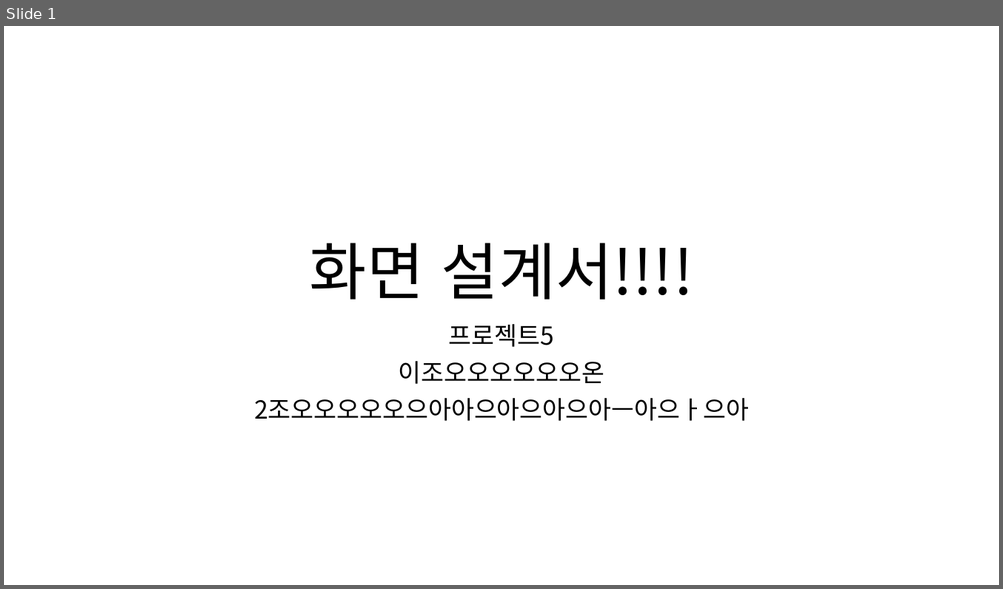
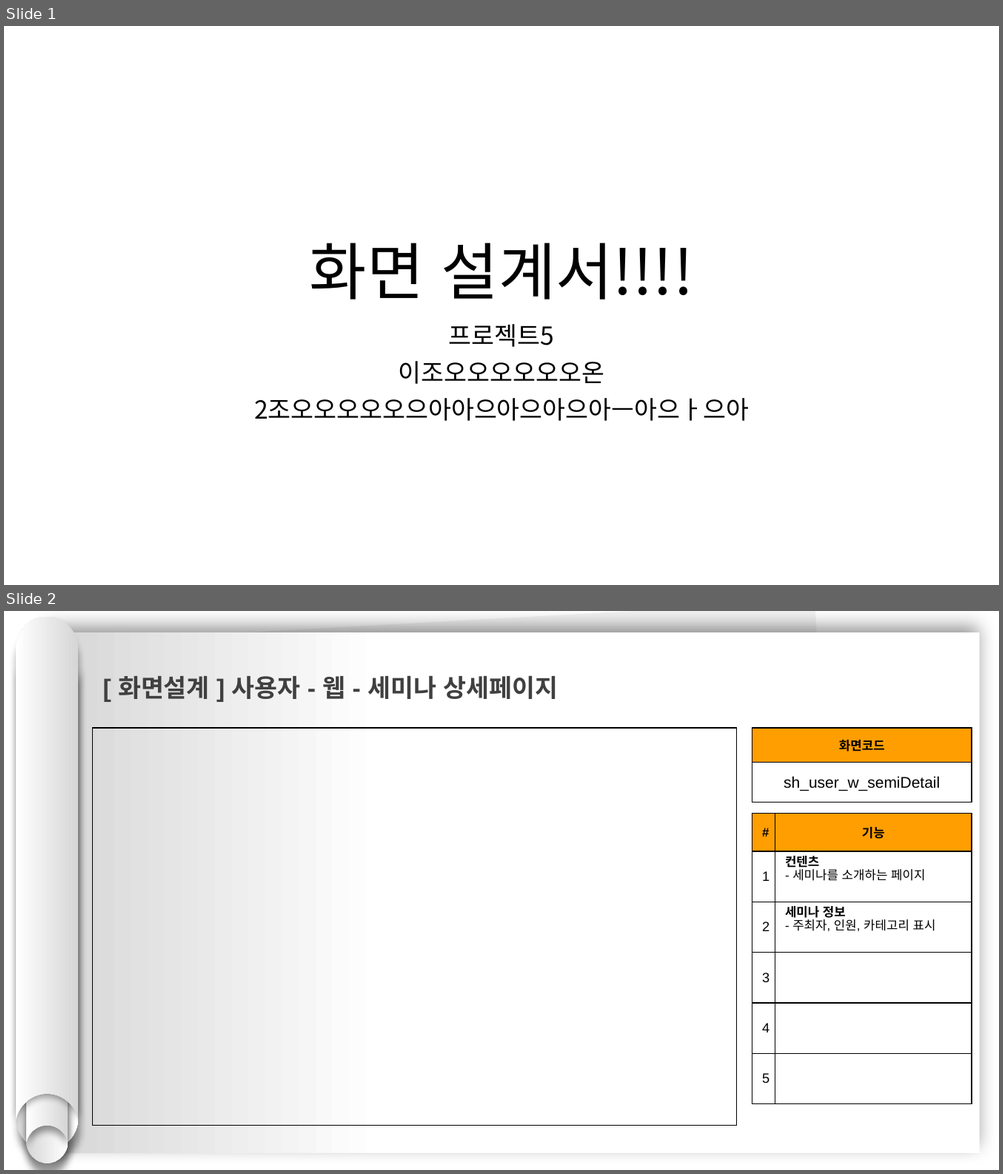
Before and after one commit to hhsw07/ezen-academy-projects, a slide deck: 0 발표용 파워포인트/project06 - 파워포인트 종합 - 현태.pptx. Shown one above the other, each under a label of ours: slide 1 before the commit, slides 1 and 2 after it. The pictures are 1003x589 and 1003x1174 pixels, drawn with LibreOffice and Linux fonts; fonts in the diff are those of the drawing. Boxes give left, top, right and bottom in pixels: in the first picture for what was removed or moved away, otherwise in the second. Text is boxed around its words. In the diff, an @@ line names an element or a change of style, - is before the commit and + after.

```diff
--- a/0 발표용 파워포인트/project06 - 파워포인트 종합 - 현태.pptx
+++ b/0 발표용 파워포인트/project06 - 파워포인트 종합 - 현태.pptx
@@ slide 2 added at <box>4,611,999,1170</box>, background #FFFFFF @@
@@ group added at <box>16,617,79,1163</box>: 4 freeform shapes @@
@@ rectangle added at <box>47,632,980,1154</box>, fill gradient #FFFFFF to #D7D7D7 @@
@@ rectangle added at <box>58,611,842,1150</box>, fill #F2F2F2 @@
@@ text added at <box>118,676,558,699</box>, 24 pt, text #404040, bold @@
+[ 화면설계 ] 사용자 - 웹 - 세미나 상세페이지
@@ rectangle added at <box>92,728,736,1126</box>, outline #000000 0.75 pt @@
@@ table added at <box>752,728,972,803</box>, 2 rows, 1 columns @@
+화면코드
+sh_user_w_semiDetail
@@ table added at <box>752,813,972,1104</box>, 6 rows, 2 columns @@
+# | 기능
+1 | 컨텐츠 / - 세미나를 소개하는 페이지
+2 | 세미나 정보 / - 주최자, 인원, 카테고리 표시
+3 | 
+4 | 
+5 | 
```
Also in this commit, not shown: 1 other file.
